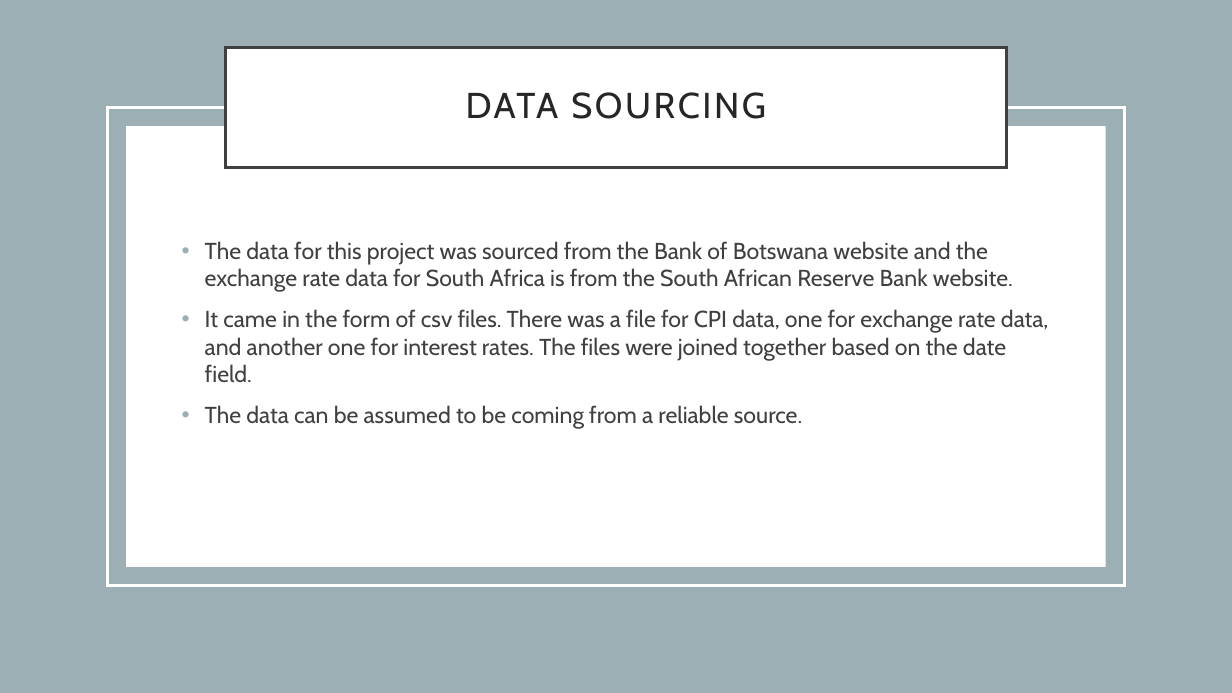
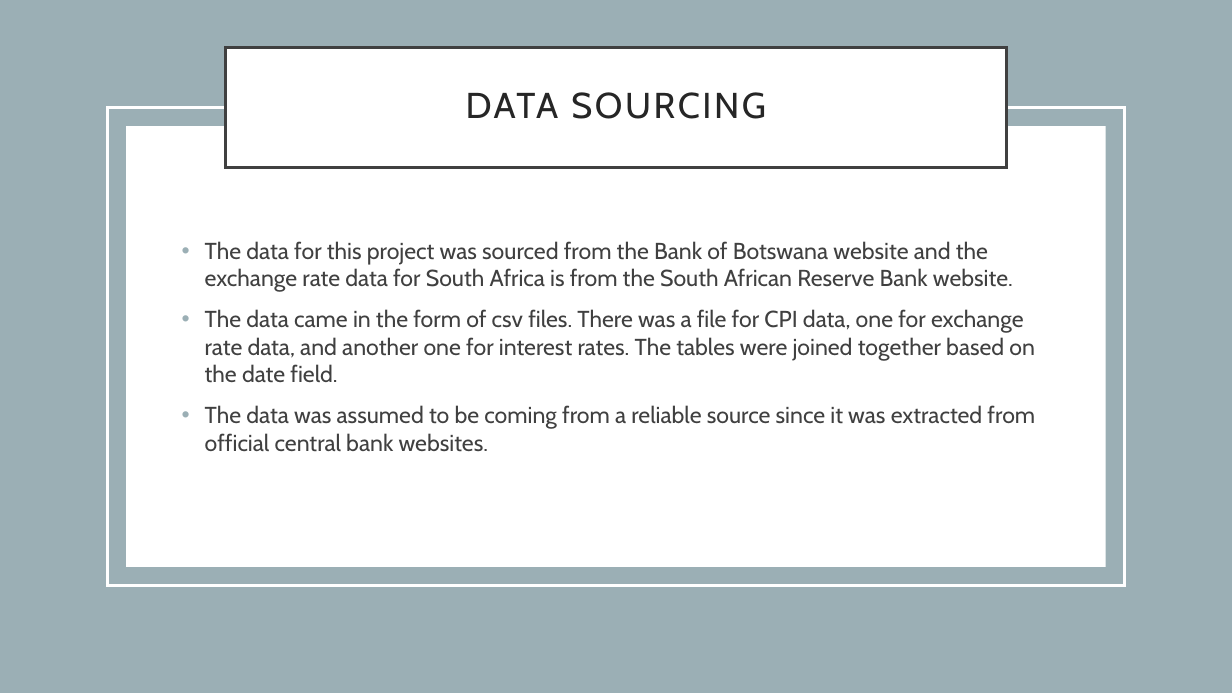
Before and after one commit to Thaps/DataScienceGuidedCapstone, a slide deck: slide 3 of Unit25AdvancedSQL/BOTSWANA CUSTOMER PRICE Index study.pptx (slide 2 before the commit). Drawn at 1232x693 pixels with LibreOffice and Linux fonts; fonts in the diff are those of the drawing. Boxes give left, top, right and bottom in pixels: in the first picture for what was removed or moved away, otherwise in the second. Text is boxed around its words. In the diff, an @@ line names an element or a change of style, - is before the commit and + after.

```diff
--- a/Unit25AdvancedSQL/BOTSWANA CUSTOMER PRICE Index study.pptx
+++ b/Unit25AdvancedSQL/BOTSWANA CUSTOMER PRICE Index study.pptx
@@ text at [205, 309, 1035, 452]: text changed @@
-• It came in the form of csv files. There was a file for CPI data, one for exchange rate data, and another one for interest rates. The files were joined together based on the date field.
-• The data can be assumed to be coming from a reliable source.
+• The data came in the form of csv files. There was a file for CPI data, one for exchange rate data, and another one for interest rates. The tables were joined together based on the date field.
+• The data was assumed to be coming from a reliable source since it was extracted from official central bank websites.
```
Also in this commit, not shown: 7 other slides changed, 1 slide added.
